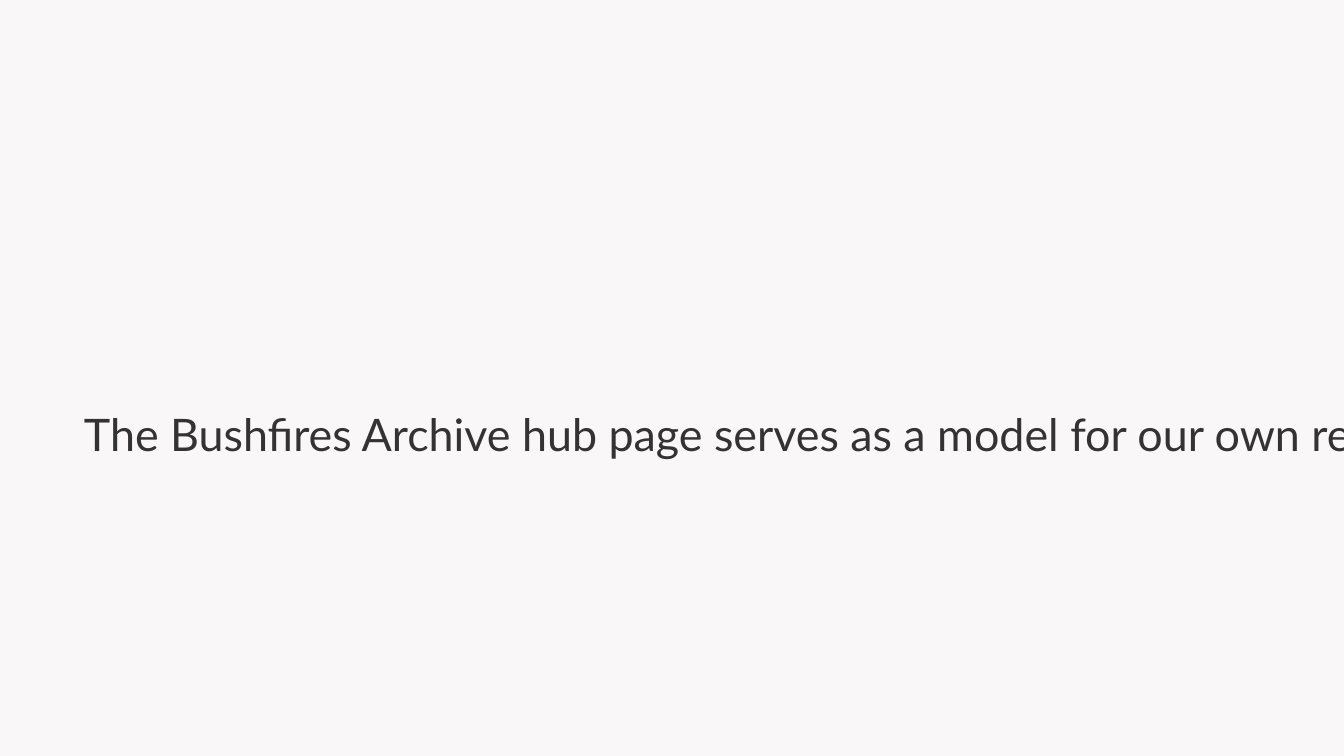
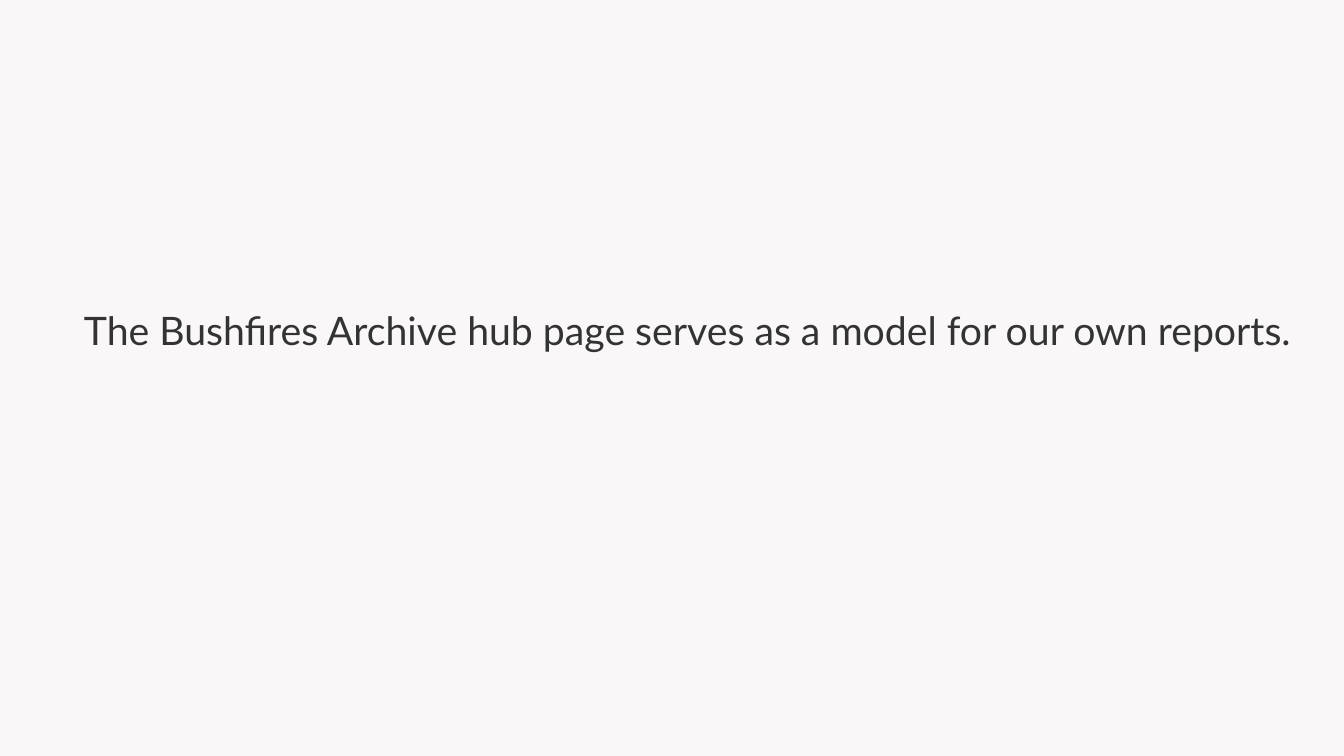
Before and after one commit to dsuth10/Joshua, a slide deck: slide 4 of Units/English/English_Unit_2/Lesson_Plans/Lesson_17/Lesson_17_Presentation.pptx. Drawn at 1344x756 pixels with LibreOffice and Linux fonts; fonts in the diff are those of the drawing. Boxes give left, top, right and bottom in pixels: in the first picture for what was removed or moved away, otherwise in the second. Text is boxed around its words. In the diff, an @@ line names an element or a change of style, - is before the commit and + after.

```diff
--- a/Units/English/English_Unit_2/Lesson_Plans/Lesson_17/Lesson_17_Presentation.pptx
+++ b/Units/English/English_Unit_2/Lesson_Plans/Lesson_17/Lesson_17_Presentation.pptx
@@ text "The Bushfires Archive hub page ...": place and size @@
-text "The Bushfires Archive hub page ..." at bbox=[84, 418, 1300, 459]
+text "The Bushfires Archive hub page ..." at bbox=[84, 316, 1291, 352]
@@ text "The Bushfires Archive hub page ..." at bbox=[84, 316, 1291, 352]: size 24 to 21 pt; line spacing 33.6pt to 29.4pt; less space between paragraphs @@
```
Also in this commit, not shown: 6 other slides changed, 35 other files.
